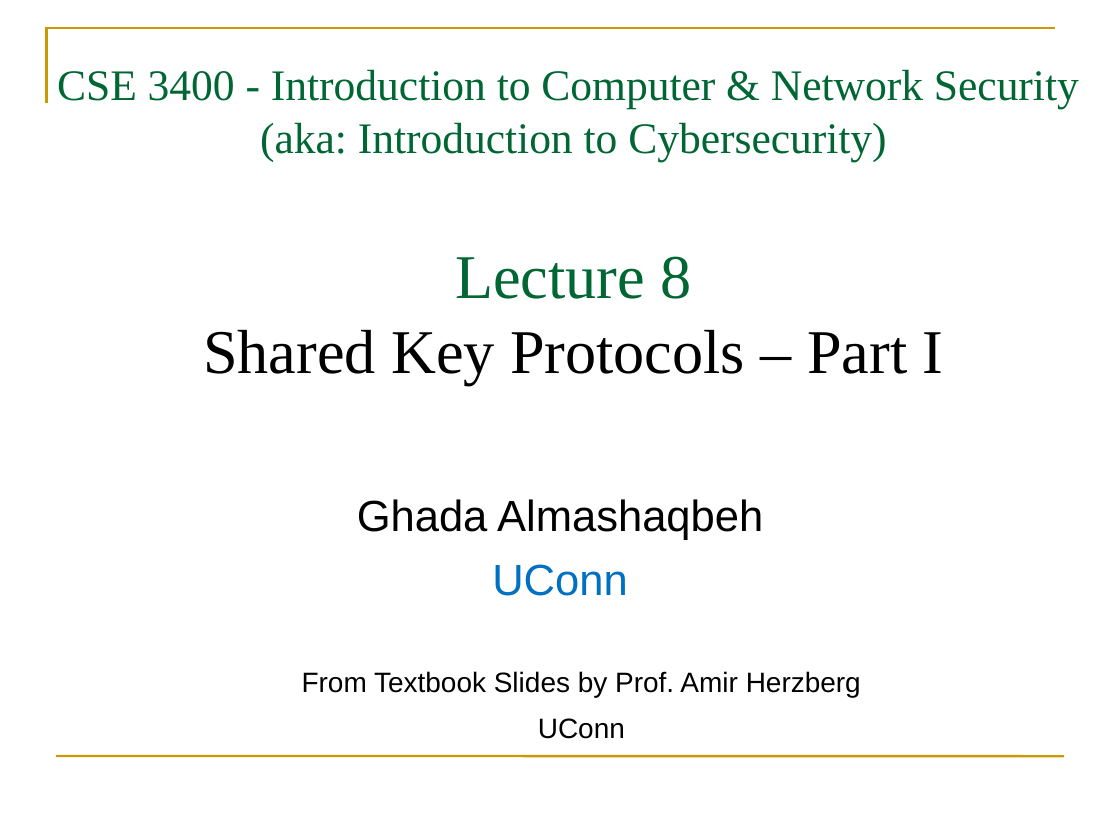
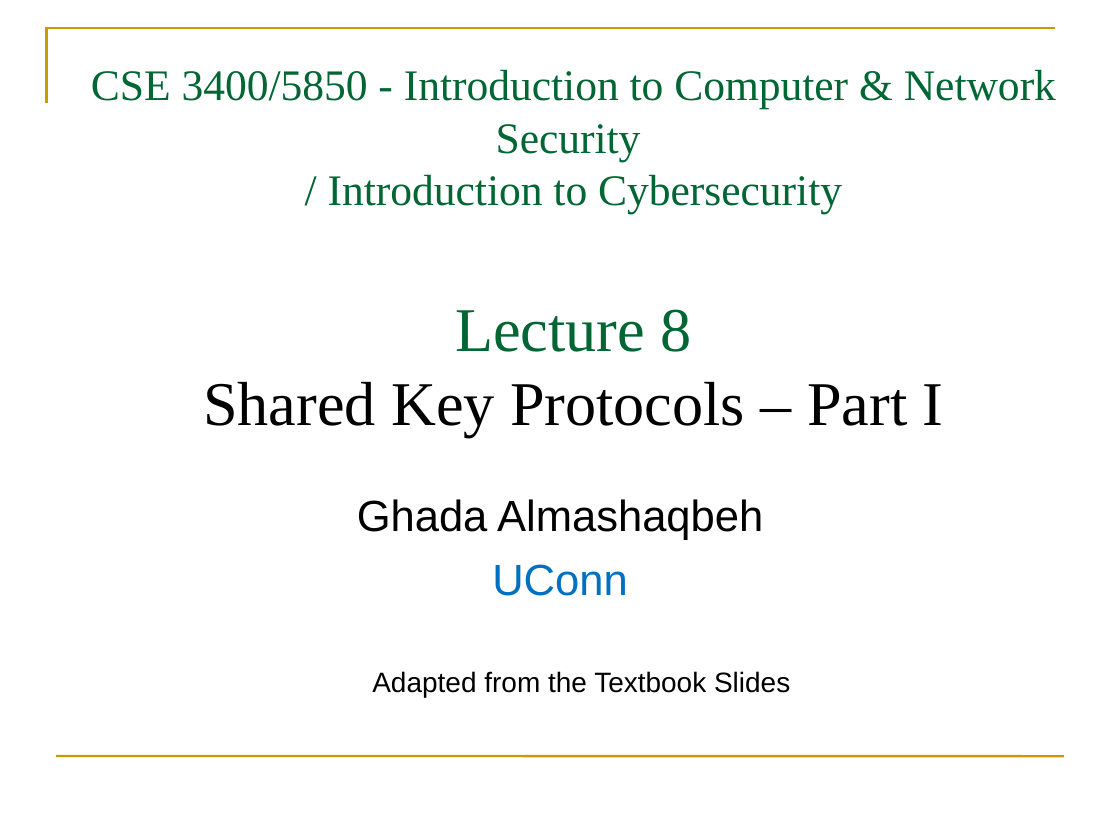
Before and after one commit to GhadaAlmashaqbeh/GhadaAlmashaqbeh.github.io, a slide deck: slide 1 of courses/cse3400-f2024/lecture8.pptx. Drawn at 1120x840 pixels with LibreOffice and Linux fonts; fonts in the diff are those of the drawing. Boxes give left, top, right and bottom in pixels: in the first picture for what was removed or moved away, otherwise in the second. Text is boxed around its words. In the diff, an @@ line names an element or a change of style, - is before the commit and + after.

```diff
--- a/courses/cse3400-f2024/lecture8.pptx
+++ b/courses/cse3400-f2024/lecture8.pptx
@@ title at box(91, 69, 1056, 437): text changed @@
-CSE 3400 - Introduction to Computer & Network Security
-(aka: Introduction to Cybersecurity)
-Lecture 8
-Shared Key Protocols – Part I
+CSE 3400/5850 - Introduction to Computer & Network Security
+/ Introduction to Cybersecurity
+Lecture 8
+Shared Key Protocols – Part I
@@ text at box(372, 671, 790, 698): text changed @@
-From Textbook Slides by Prof. Amir Herzberg
-UConn
+Adapted from the Textbook Slides
```
Also in this commit, not shown: 12 other slides changed, 5 slides removed, 3 other files.
